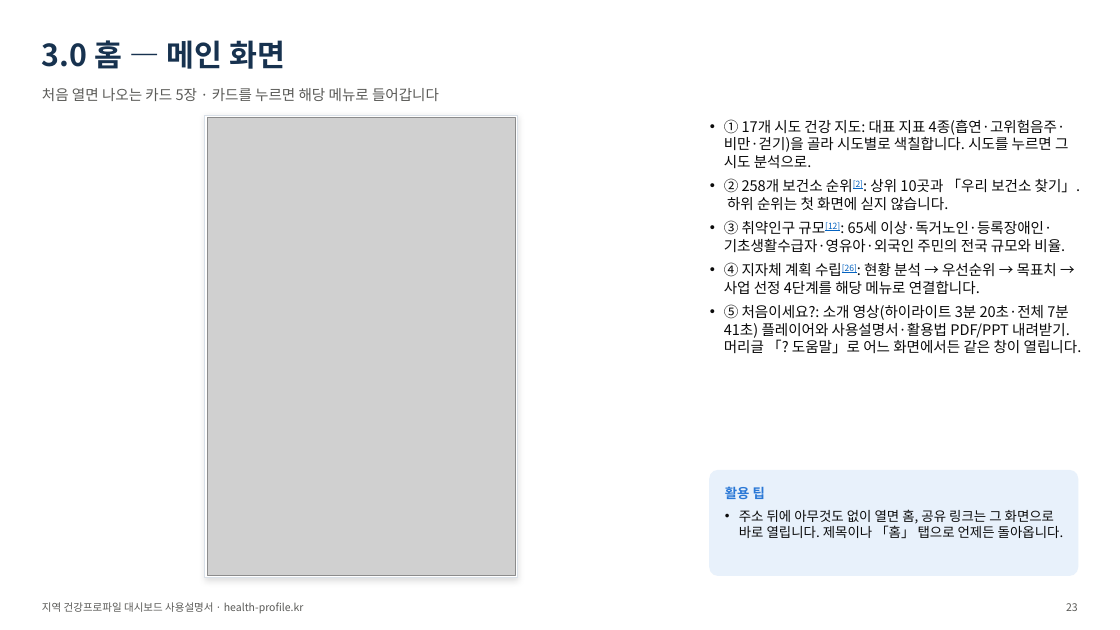
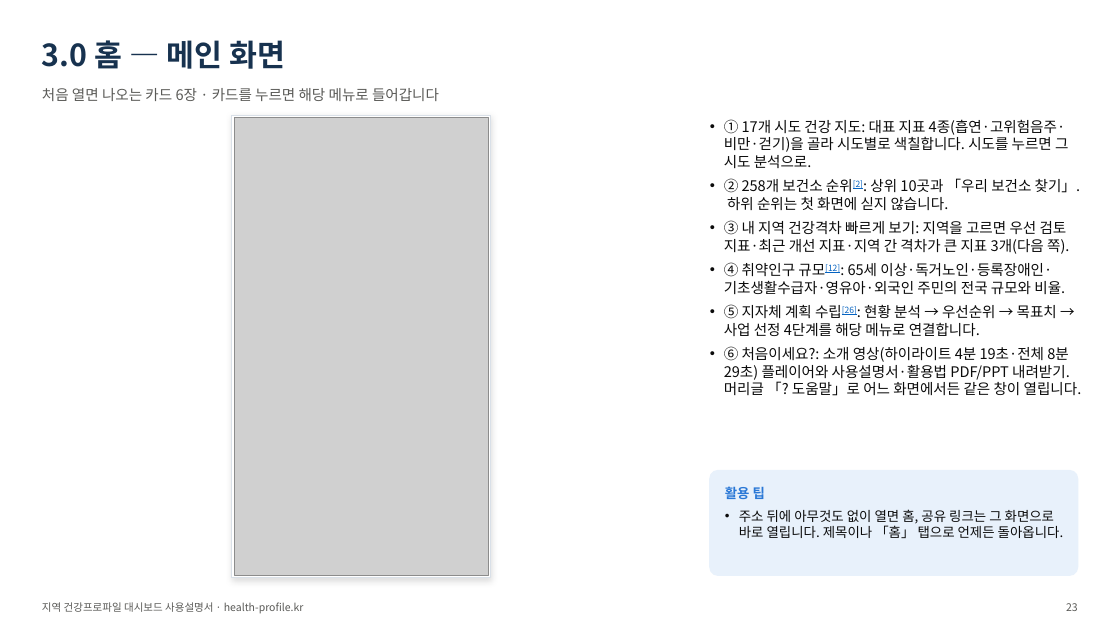
Before and after one commit to soonryu74/health-profile, a slide deck: slide 23 of docs/지역건강프로파일_대시보드_사용설명서_v1.pptx. Drawn at 1120x630 pixels with LibreOffice and Linux fonts; fonts in the diff are those of the drawing; grey boxes stand for pictures. Boxes give left, top, right and bottom in pixels: in the first picture for what was removed or moved away, otherwise in the second. Text is boxed around its words. In the diff, an @@ line names an element or a change of style, - is before the commit and + after.

```diff
--- a/docs/지역건강프로파일_대시보드_사용설명서_v1.pptx
+++ b/docs/지역건강프로파일_대시보드_사용설명서_v1.pptx
@@ text at <box>42,88,439,101</box>: text changed @@
-처음 열면 나오는 카드 5장 · 카드를 누르면 해당 메뉴로 들어갑니다
+처음 열면 나오는 카드 6장 · 카드를 누르면 해당 메뉴로 들어갑니다
@@ rectangle: place and size @@
-rectangle at <box>205,115,518,578</box>
+rectangle at <box>232,115,491,578</box>
@@ picture: place and size @@
-picture at <box>208,118,515,576</box>
+picture at <box>234,118,488,576</box>
@@ text at <box>724,220,1082,396</box>: text changed @@
-• ③ 취약인구 규모[12]: 65세 이상·독거노인·등록장애인·기초생활수급자·영유아·외국인 주민의 전국 규모와 비율.
-• ④ 지자체 계획 수립[26]: 현황 분석 → 우선순위 → 목표치 → 사업 선정 4단계를 해당 메뉴로 연결합니다.
-• ⑤ 처음이세요?: 소개 영상(하이라이트 3분 20초·전체 7분 41초) 플레이어와 사용설명서·활용법 PDF/PPT 내려받기. 머리글 「? 도움말」로 어느 화면에서든 같은 창이 열립니다.
+• ③ 내 지역 건강격차 빠르게 보기: 지역을 고르면 우선 검토 지표·최근 개선 지표·지역 간 격차가 큰 지표 3개(다음 쪽).
+• ④ 취약인구 규모[12]: 65세 이상·독거노인·등록장애인·기초생활수급자·영유아·외국인 주민의 전국 규모와 비율.
+• ⑤ 지자체 계획 수립[26]: 현황 분석 → 우선순위 → 목표치 → 사업 선정 4단계를 해당 메뉴로 연결합니다.
+• ⑥ 처음이세요?: 소개 영상(하이라이트 4분 19초·전체 8분 29초) 플레이어와 사용설명서·활용법 PDF/PPT 내려받기. 머리글 「? 도움말」로 어느 화면에서든 같은 창이 열립니다.
```
Also in this commit, not shown: 43 other slides changed, 7 slides added, 6 other files.
